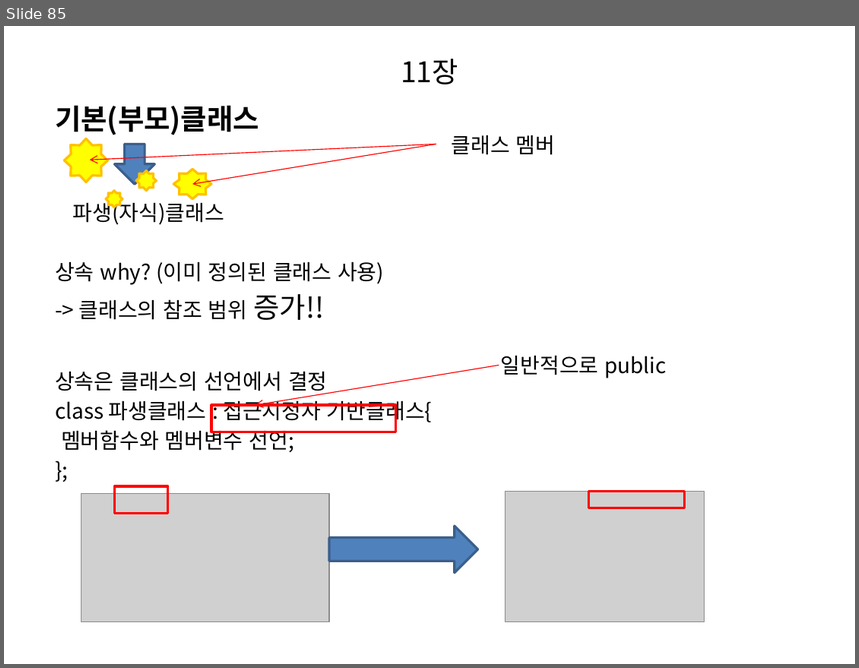
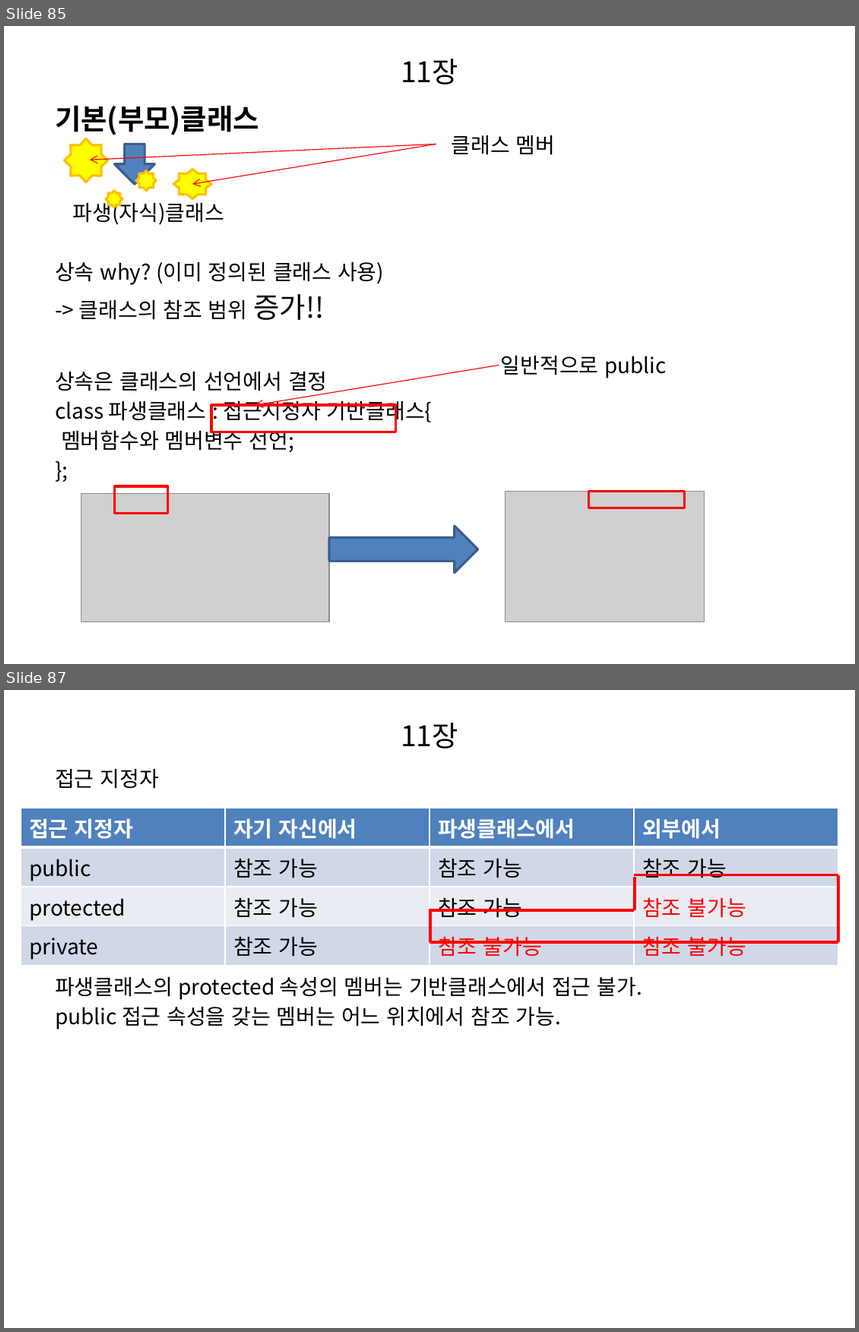
Before and after one commit to ssosee/C-study, a slide deck: C++ STUDY.pptx. Shown one above the other, each under a label of ours: slide 85 before the commit, slides 85 and 87 after it; the slides between them are not shown. The pictures are 859x668 and 859x1332 pixels, drawn with LibreOffice and Linux fonts; fonts in the diff are those of the drawing; grey boxes stand for pictures. Boxes give left, top, right and bottom in pixels: in the first picture for what was removed or moved away, otherwise in the second. Text is boxed around its words. In the diff, an @@ line names an element or a change of style, - is before the commit and + after.

```diff
--- a/C++ STUDY.pptx
+++ b/C++ STUDY.pptx
@@ slide 87 added at box(4, 690, 855, 1328), background #FFFFFF @@
@@ title added at box(401, 723, 458, 749), 24 pt, text #000000 @@
+11장
@@ text added at box(55, 769, 642, 1030), 18 pt, text #000000 @@
+접근 지정자
+파생클래스의 protected 속성의 멤버는 기반클래스에서 접근 불가.
+public 접근 속성을 갖는 멤버는 어느 위치에서 참조 가능.
@@ table added at box(21, 809, 838, 963), 4 rows, 4 columns @@
+접근 지정자 | 자기 자신에서 | 파생클래스에서 | 외부에서
+public | 참조 가능 | 참조 가능 | 참조 가능
+protected | 참조 가능 | 참조 가능 | 참조 불가능
+private | 참조 가능 | 참조 불가능 | 참조 불가능
@@ line added from (634, 875) to (838, 875), #FF0000 2.25 pt @@
@@ line added from (635, 877) to (635, 910), #FF0000 2.25 pt @@
@@ line added from (838, 875) to (838, 942), #FF0000 2.25 pt @@
@@ line added from (430, 910) to (634, 910), #FF0000 2.25 pt @@
@@ line added from (430, 909) to (430, 942), #FF0000 2.25 pt @@
@@ line added from (430, 942) to (838, 942), #FF0000 2.25 pt @@
```
Also in this commit, not shown: 3 slides changed, 20 other slides added, 13 slides removed.
